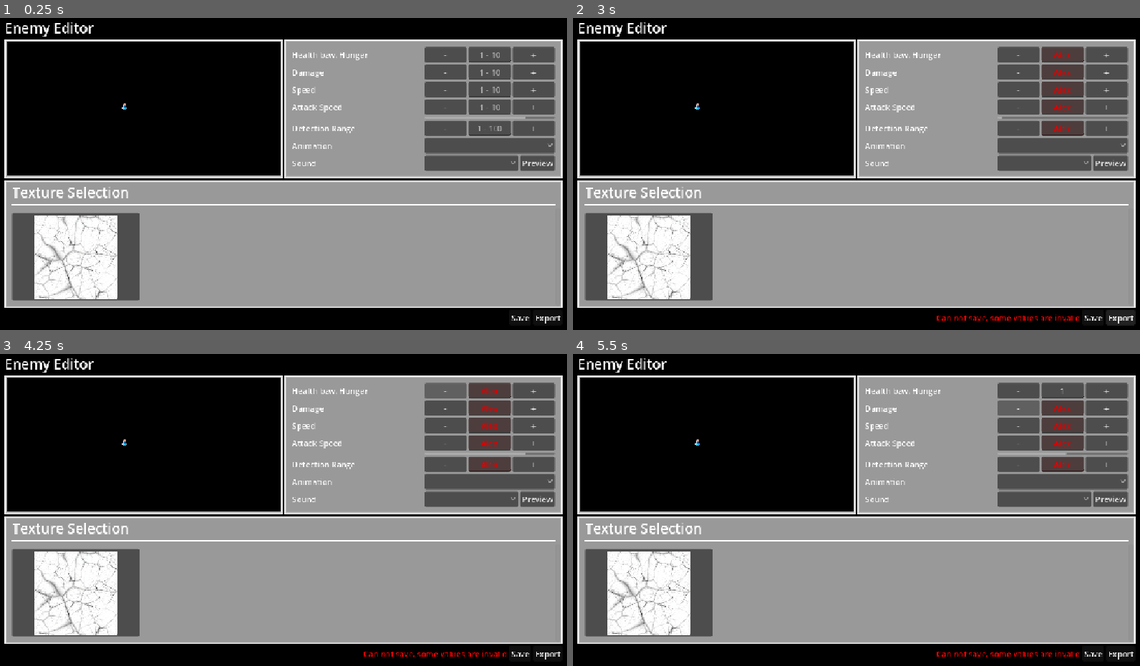
Above: before the commit, frames 1-4 (two rows, left to right).
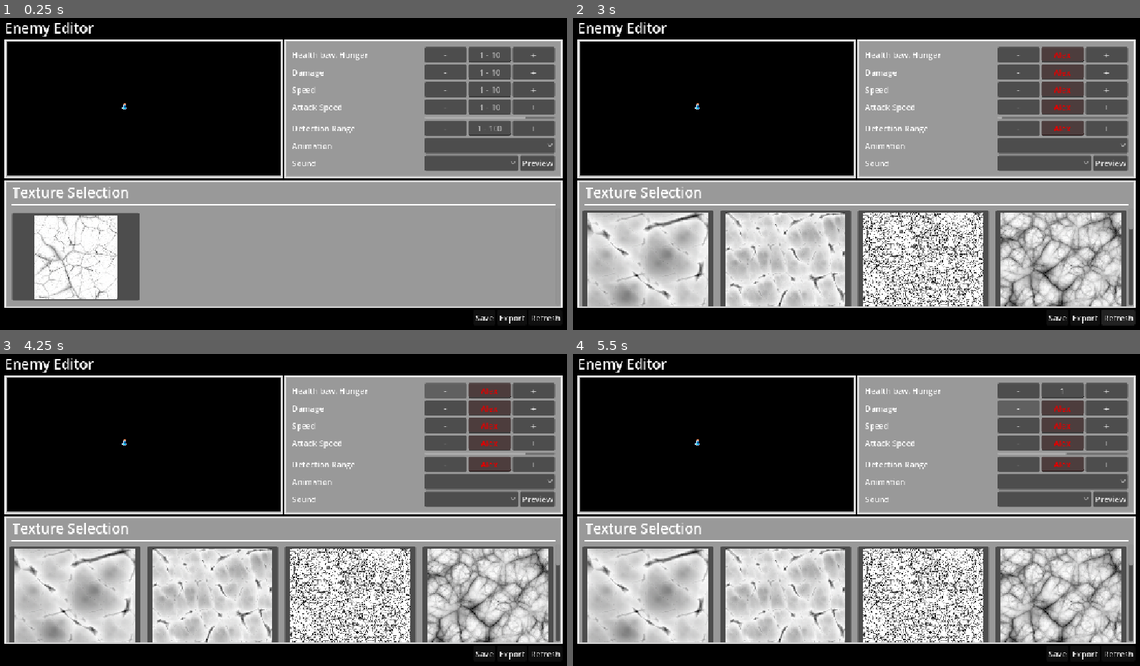
Above: after the commit, the same moments.

Repository: bnjmntmm/play_dungeon_crawler
Game: Godot game, scene res://feature/editor tool/AnimalEditorToolUI.tscn
The game is run twice, just before and just after one commit, with the same random seed, the same clock (stepped at 60 frames per second) and the same inputs. This scene is started directly instead of the project's main scene. The engine's default icon, where the game draws it, is replaced by a stand-in: a white triangle on a blue panel in a dark square.
Inputs (mouse positions are in pixels of both pictures, inside the frame that each line leads up to):
- Up to frame 1 (0.25 s): no input
- Up to frame 2 (3 s): click (1060, 55) at 0.52 s; type "Alex" at 0.6 s; click (1060, 71) at 0.75 s; type "Alex" at 0.83 s; click (1060, 89) at 0.98 s; type "Alex" at 1.07 s; click (1060, 108) at 1.27 s; type "Alex" at 1.35 s; click (1060, 127) at 1.5 s; type "Alex" at 1.58 s; click (646, 258) at 2 s; click (1117, 317) at 2.75 s, where only the run after the commit has a clickable "Refresh"
- Up to frame 3 (4.25 s): click "-" at 3.5 s
- Up to frame 4 (5.5 s): click "+" at 4.25 s; click "-" at 5 s

The runs differ from the first frame. In frame 1, 0.1% of the frame differs, in the area x 83-99%, y 95-98%; in frame 2, 25%, in the area x 1-99%, y 61-99%; in frame 3, 25%; in frame 4, 25%.
Error in both runs: Invalid access of index '0' on a base object of type: 'Array[Node]'. (res://feature/editor)

Commit message:
refresh button

Diff:
--- a/feature/editor tool/AnimalEditorToolUI.tscn
+++ b/feature/editor tool/AnimalEditorToolUI.tscn
@@ -264,6 +264,11 @@
 func _on_attack_timer_timeout() -> void:
 	if sound_option.is_hovered() == false and sound_option.get_popup().visible == false:
 		audio_stream_player.play()
+
+func _on_refresh_pressed() -> void:
+	clear_grid()
+	populate_texture_selection()
+	pass # Replace with function body.
 "
 
 [sub_resource type="LabelSettings" id="LabelSettings_p04p2"]
@@ -634,6 +639,13 @@
 size_flags_horizontal = 8
 size_flags_vertical = 8
 text = "Export"
+
+[node name="Refresh" type="Button" parent="MarginContainer/VBoxContainer/HBoxContainer" unique_id=181829075]
+unique_name_in_owner = true
+layout_mode = 2
+size_flags_horizontal = 8
+size_flags_vertical = 8
+text = "Refresh"
 
 [node name="AudioStreamPlayer" type="AudioStreamPlayer" parent="." unique_id=1746640066]
 
@@ -657,3 +669,4 @@
 [connection signal="pressed" from="MarginContainer/VBoxContainer/HBoxContainer2/PanelContainer/MarginContainer/GridContainer/Sound Settings/Sound Preview Button" to="." method="_on_sound_preview_button_pressed"]
 [connection signal="pressed" from="MarginContainer/VBoxContainer/HBoxContainer/SaveButton" to="." method="_on_save_button_pressed"]
 [connection signal="pressed" from="MarginContainer/VBoxContainer/HBoxContainer/SaveButton2" to="." method="_on_save_button_pressed"]
+[connection signal="pressed" from="MarginContainer/VBoxContainer/HBoxContainer/Refresh" to="." method="_on_refresh_pressed"]
